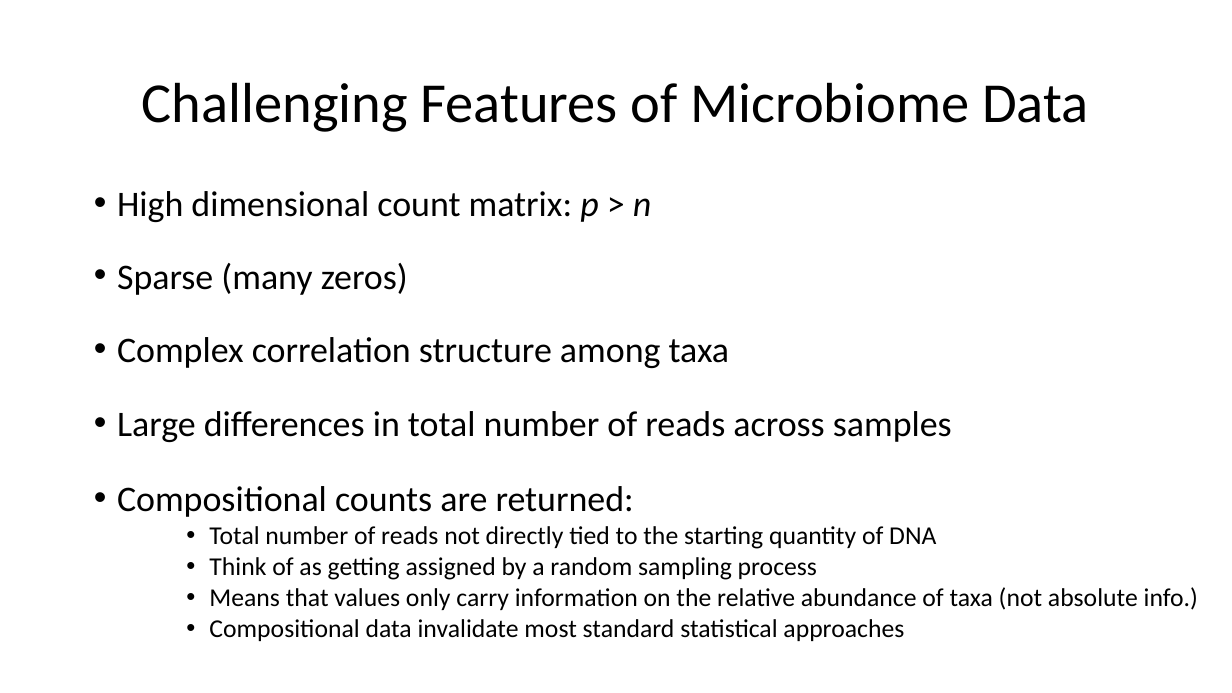
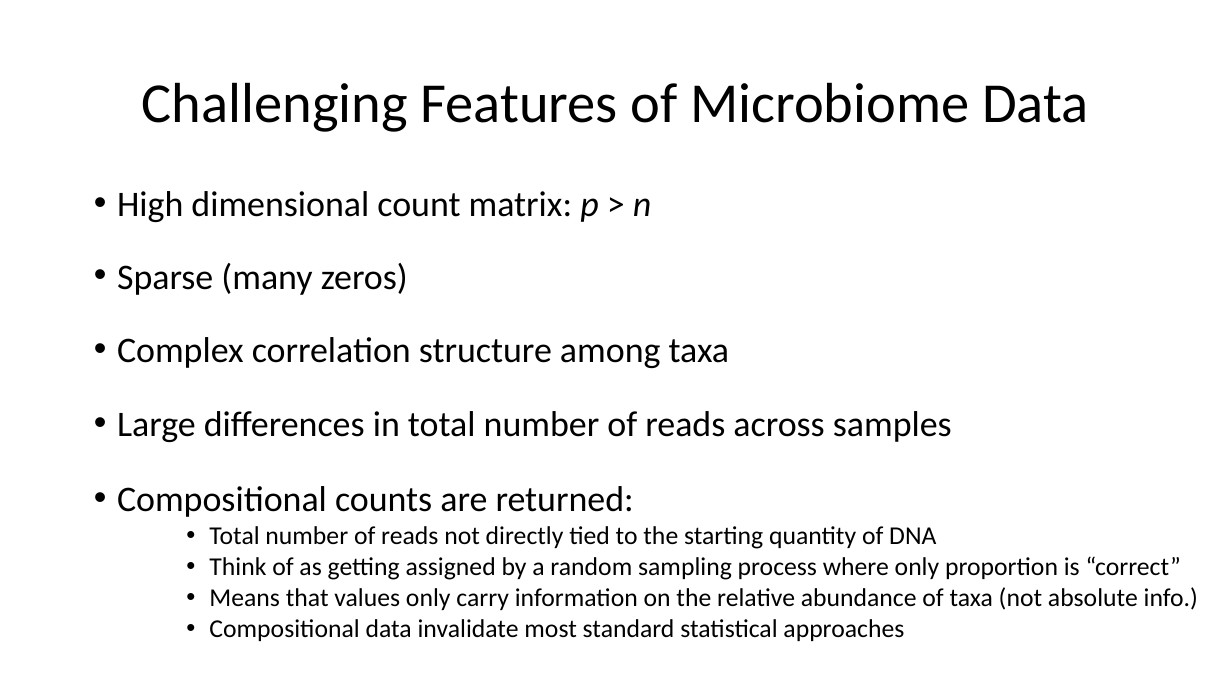
Before and after one commit to Nick243/Introduction-to-Metagenomics-Summer-Workshop-2019, a slide deck: slide 4 of CCHMC Microbiome Workshop - Intro to Stats - 7-15-19.pptx. Drawn at 1232x693 pixels with LibreOffice and Linux fonts; fonts in the diff are those of the drawing. Boxes give left, top, right and bottom in pixels: in the first picture for what was removed or moved away, otherwise in the second. Text is boxed around its words. In the diff, an @@ line names an element or a change of style, - is before the commit and + after.

```diff
--- a/CCHMC Microbiome Workshop - Intro to Stats - 7-15-19.pptx
+++ b/CCHMC Microbiome Workshop - Intro to Stats - 7-15-19.pptx
@@ text at box(209, 556, 1181, 580): text changed @@
-    • Think of as getting assigned by a random sampling process
+    • Think of as getting assigned by a random sampling process where only proportion is “correct”
```
Also in this commit, not shown: 3 other slides changed, 1 slide removed.
